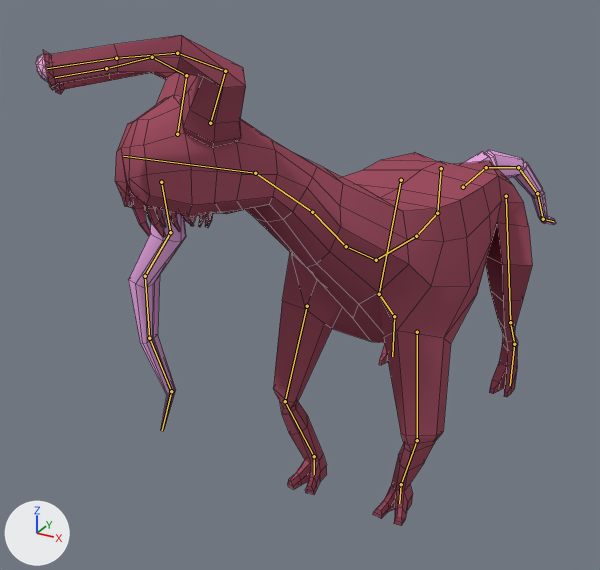
The Blender file Resources/EnergyLeechRigged2.blend as it was, and as the next commit left it.
Rendered twice from a camera (50 mm lens) standing at (3.92, -10.38, 7.32) and looking at (-1.3, -0.88, 2.57). Every picture has the same lights, and +X, +Y and +Z are marked at lower left. Both versions are drawn at the pose saved in each file; the numbers are the values there. The bones that bend it are drawn over the model as lines. Mesh edges are drawn as thin lines.

The first picture shows 'Body', 'Tongue'.
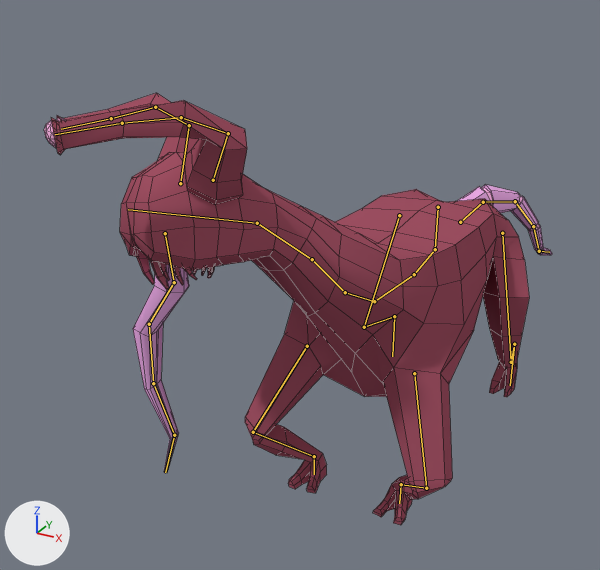
Where the change shows, as pixel boxes (x1, y1, x2, y2) in the pictures (600 x 570 px):
'Body', posed (12% shorter): before (36, 35, 556, 525); after (44, 93, 552, 525)
'Tongue', posed: before (128, 210, 186, 431); after (133, 265, 189, 473)
bone 'Root', root to tip: before (441, 168) to (437, 213); after (438, 207) to (435, 249)

The change in detail:
Bone 'Root' (bone_root) moves from (0.0, 0.12, 0.0) to (0.0, 0.71, 0.0).
